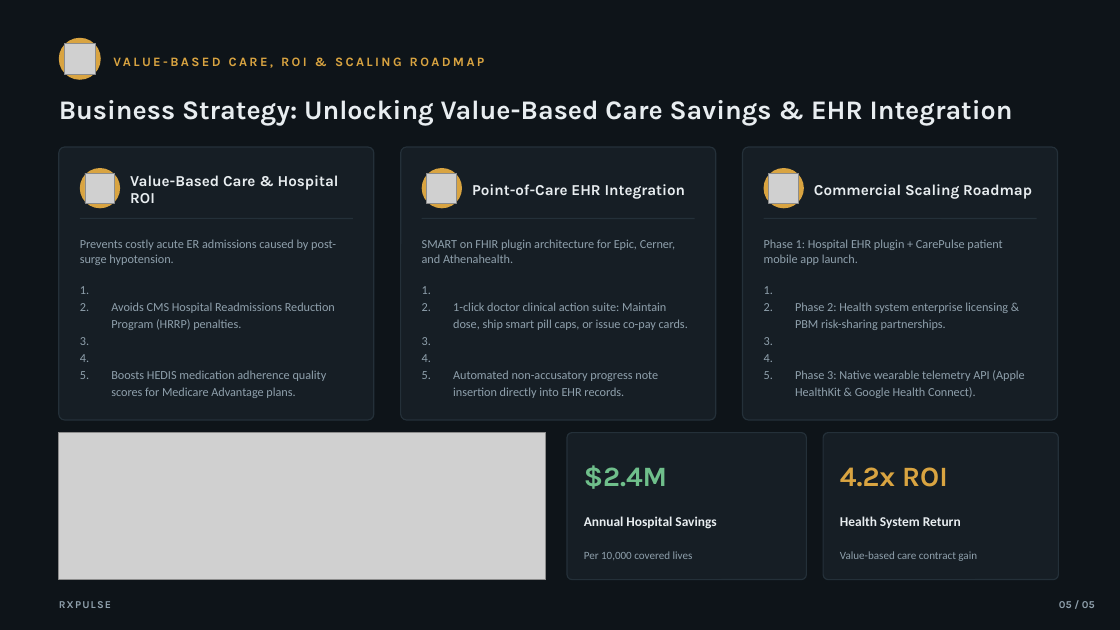
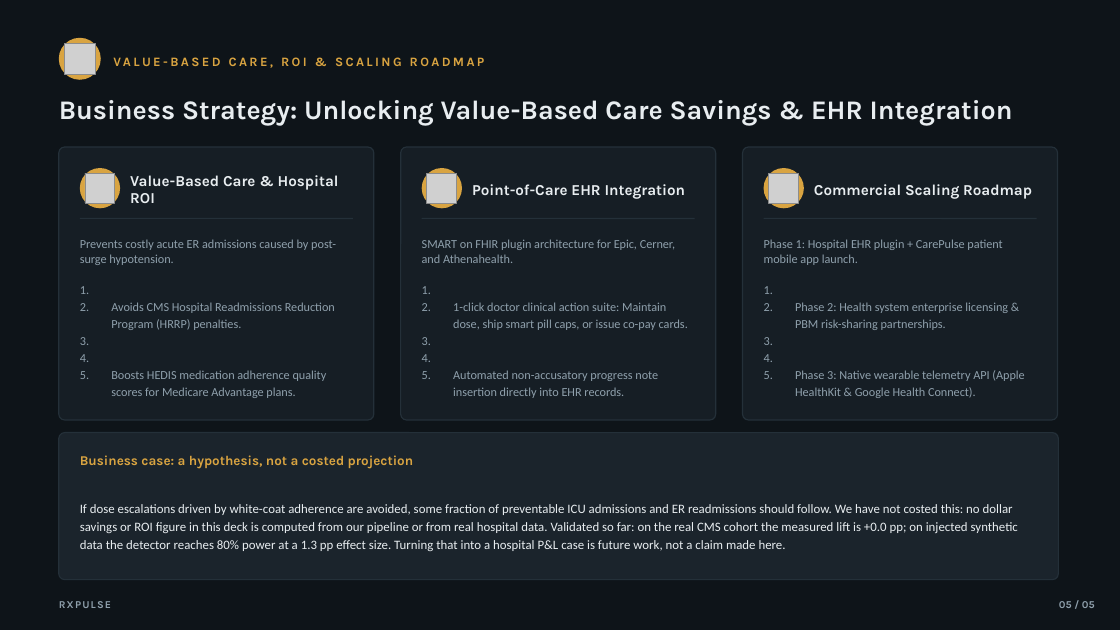
Before and after one commit to tanishkuvar11/RxPulse, a slide deck: slide 5 of deck_assets/Vanishing_Dose_Deck.pptx. Drawn at 1120x630 pixels with LibreOffice and Linux fonts; fonts in the diff are those of the drawing; grey boxes stand for pictures. Boxes give left, top, right and bottom in pixels: in the first picture for what was removed or moved away, otherwise in the second. Text is boxed around its words. In the diff, an @@ line names an element or a change of style, - is before the commit and + after.

Commit message:
fix: correct provenance tags and remove unsupported claims across app and deck
The provenance tag is the project's core integrity mechanism, so any tag that
overstates a signal's grounding undermines the whole instrument. Several panels
labelled physiologically modeled wearable/vitals data as "measured" or "derived",
which contradicted the README's own disclosure that these signals are modeled
rather than captured from real devices.

- Retag MultiSignalTimeline, InconsistencyReasoner, and ClinicalActionBanner as
  "simulated", spelling out which parts are real CMS claims and which are modeled
- Add a provenance tag to ClinicalActionBanner, previously untagged despite
  carrying the most assertive guidance text in the app
- Replace hardcoded confidence percentages in SimulatorView with an explicit
  "illustrative rule" label and drop the video cheat-sheet panel
- Reframe EHR and companion mockups as concept interfaces rather than named
  vendor integrations, and remove invented cost and savings figures
- Correct "detection accuracy" to "statistical power" where power is what the
  validation harness actually measures
- Replace the deck's fabricated ROI tiles with a stated hypothesis and the two
  results that are genuinely backed by the pipeline

```diff
--- a/deck_assets/Vanishing_Dose_Deck.pptx
+++ b/deck_assets/Vanishing_Dose_Deck.pptx
@@ picture removed at (x1=59, y1=433, x2=546, y2=580) @@
@@ rounded rectangle added at (x1=59, y1=433, x2=1059, y2=580), fill #1B242C, outline #243039 1 pt @@
@@ rounded rectangle removed at (x1=567, y1=433, x2=807, y2=580) @@
@@ rounded rectangle removed at (x1=823, y1=433, x2=1059, y2=580) @@
@@ text added at (x1=80, y1=455, x2=413, y2=469), 11.5 pt, text #D9A441, bold @@
+Business case: a hypothesis, not a costed projection
@@ text removed at (x1=584, y1=465, x2=667, y2=489) @@
-$2.4M
@@ text removed at (x1=840, y1=467, x2=948, y2=487) @@
-4.2x ROI
@@ text added at (x1=80, y1=504, x2=1018, y2=551), 11 pt, text #E8EDF0 @@
+If dose escalations driven by white-coat adherence are avoided, some fraction of preventable ICU admissions and ER readmissions should follow. We have not costed this: no dollar savings or ROI figure in this deck is computed from our pipeline or from real hospital data. Validated so far: on the real CMS cohort the measured lift is +0.0 pp; on injected synthetic data the detector reaches 80% power at a 1.3 pp effect size. Turning that into a hospital P&L case is future work, not a claim made here.
@@ text removed at (x1=584, y1=516, x2=716, y2=529) @@
-Annual Hospital Savings
@@ text removed at (x1=840, y1=516, x2=961, y2=528) @@
-Health System Return
@@ text removed at (x1=584, y1=551, x2=693, y2=560) @@
-Per 10,000 covered lives
@@ text removed at (x1=840, y1=551, x2=977, y2=561) @@
-Value-based care contract gain
```
Also in this commit, not shown: 1 other slide changed, 11 other files.
